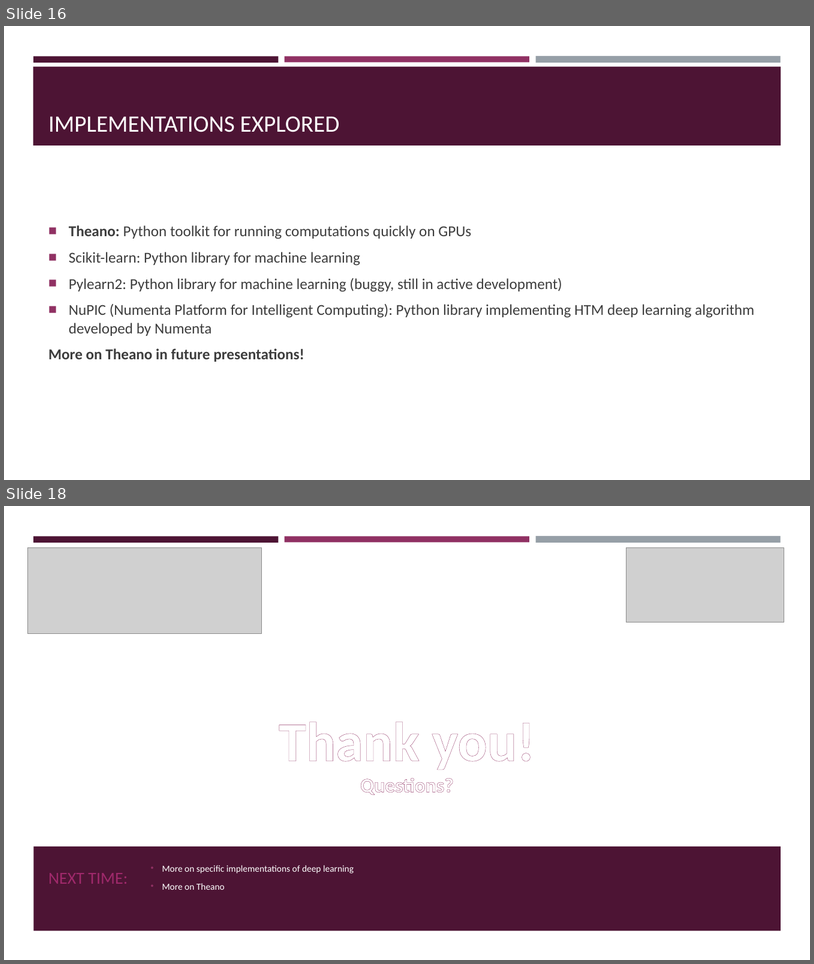
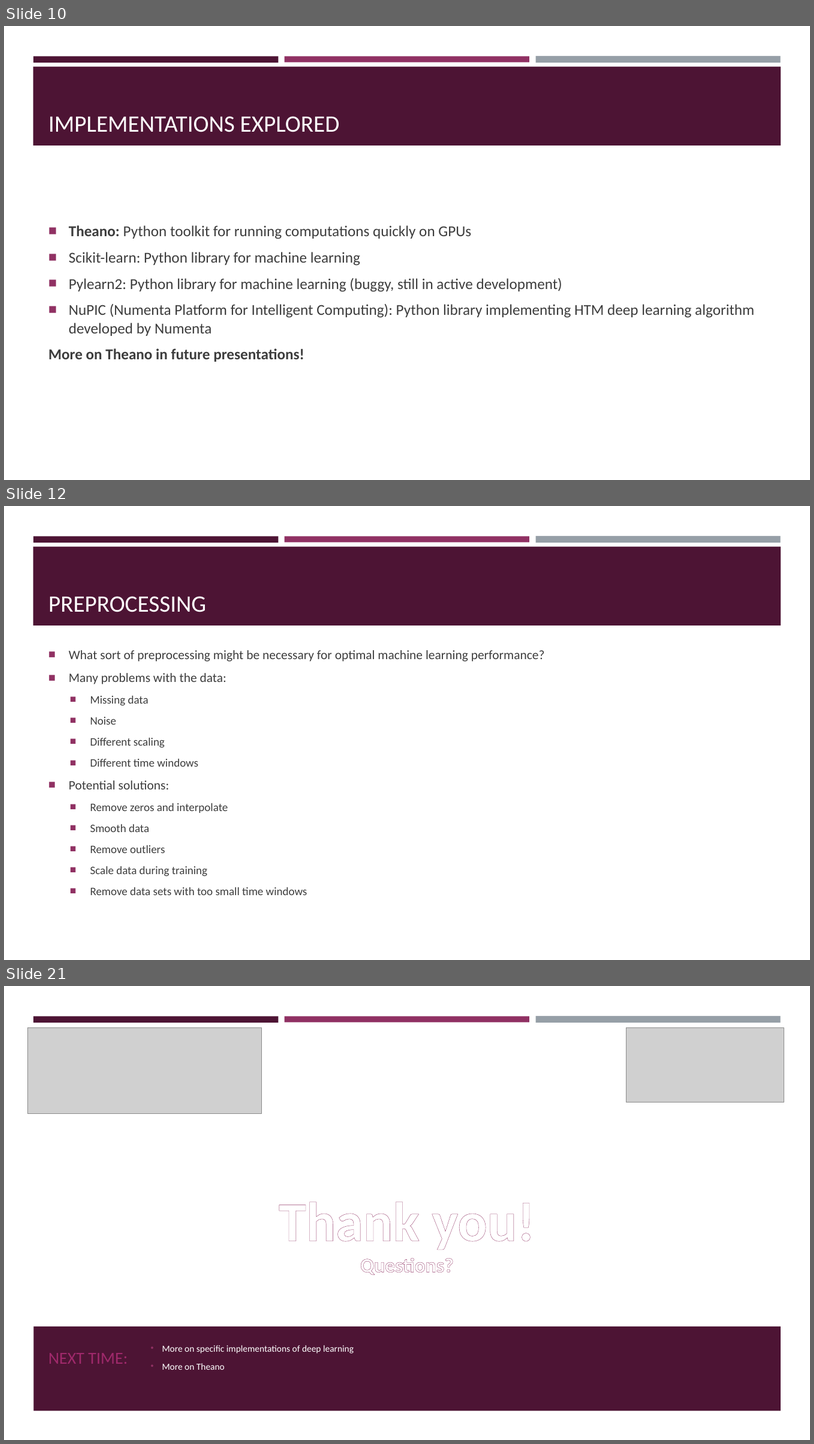
Before and after one commit to akashlevy/Deep-Learn-Oil, a slide deck: presentations/TRiCAM QRI Introductory Presentation.pptx. Shown one above the other, each under a label of ours: slides 16 and 18 before the commit, slides 10, 12 and 21 after it; the slides between them are not shown. The pictures are 814x964 and 814x1444 pixels, drawn with LibreOffice and Linux fonts; fonts in the diff are those of the drawing; grey boxes stand for pictures. Boxes give left, top, right and bottom in pixels: in the first picture for what was removed or moved away, otherwise in the second. Text is boxed around its words. In the diff, an @@ line names an element or a change of style, - is before the commit and + after.

```diff
--- a/presentations/TRiCAM QRI Introductory Presentation.pptx
+++ b/presentations/TRiCAM QRI Introductory Presentation.pptx
@@ slide 12 added at [4, 506, 810, 960], background #FFFFFF; not listed: 4 template elements that a slide beside it also shows @@
@@ title added at [48, 596, 206, 612], 28 pt, text #FFFFFF @@
+PREPROCESSING
@@ text added at [69, 650, 545, 895], 13.6 pt, text #3D3D3D @@
+■ What sort of preprocessing might be necessary for optimal machine learning performance?
+■ Many problems with the data:
+  ■ Missing data
+  ■ Noise
+  ■ Different scaling
+  ■ Different time windows
+■ Potential solutions:
+  ■ Remove zeros and interpolate
+  ■ Smooth data
+  ■ Remove outliers
+  ■ Scale data during training
+  ■ Remove data sets with too small time windows
@@ what was slide 16 is now slide 10 @@
@@ what was slide 18 is now slide 21 @@
```
Also in this commit, not shown: 3 slides changed, 8 other slides added, 2 other files.
